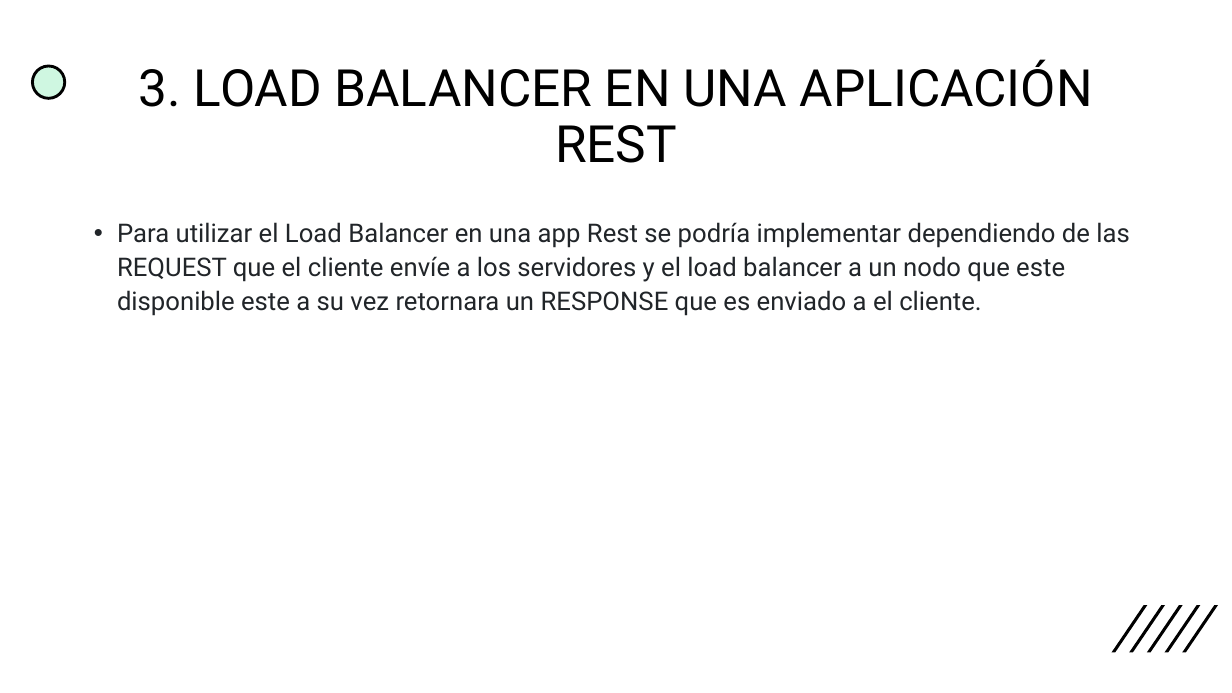
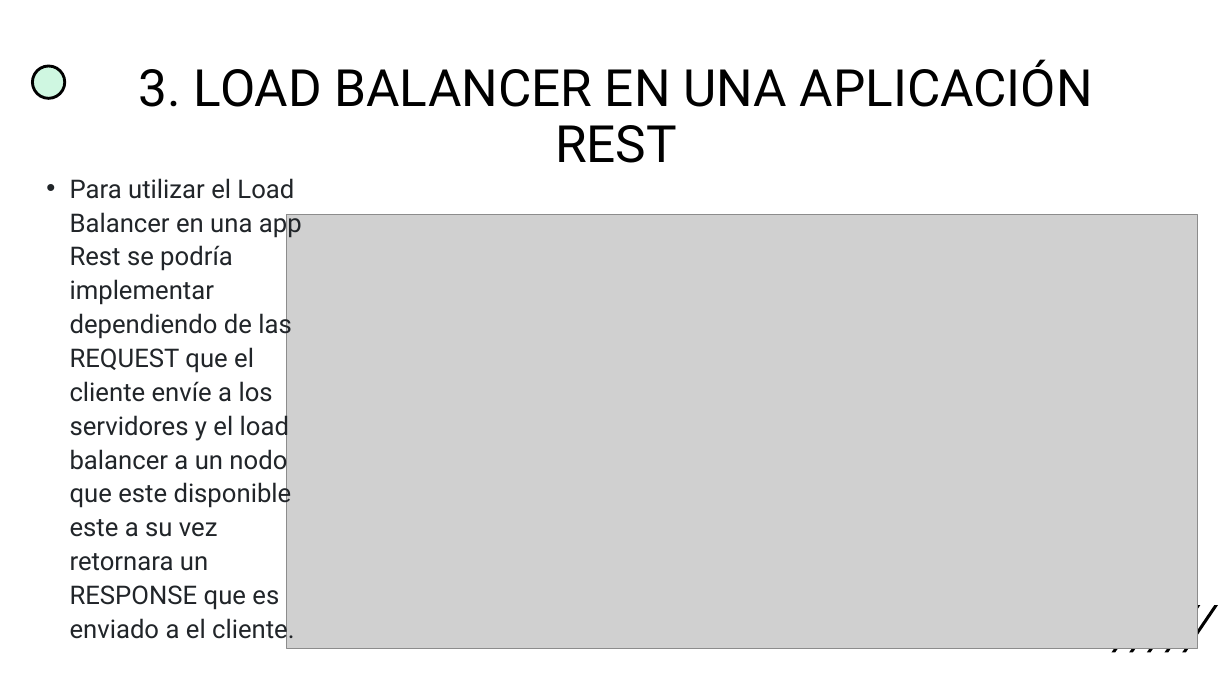
Before and after one commit to Davidjuajinoy/Caso-estudio-tarea-GRUPO-3, a slide deck: slide 4 of Entregables/3 Arquitectura por REST/Presentacion.pptx. Drawn at 1232x693 pixels with LibreOffice and Linux fonts; fonts in the diff are those of the drawing; grey boxes stand for pictures. Boxes give left, top, right and bottom in pixels: in the first picture for what was removed or moved away, otherwise in the second. Text is boxed around its words. In the diff, an @@ line names an element or a change of style, - is before the commit and + after.

Commit message:
REST[5]

```diff
--- a/Entregables/3 Arquitectura por REST/Presentacion.pptx
+++ b/Entregables/3 Arquitectura por REST/Presentacion.pptx
@@ text "Para utilizar el Load Balancer ..." rewrapped from (x1=117, y1=222, x2=1129, y2=316) to (x1=70, y1=178, x2=302, y2=645) @@
@@ picture added at (x1=287, y1=215, x2=1198, y2=649) @@
```
Also in this commit, not shown: 2 other slides changed, 2 other files.
